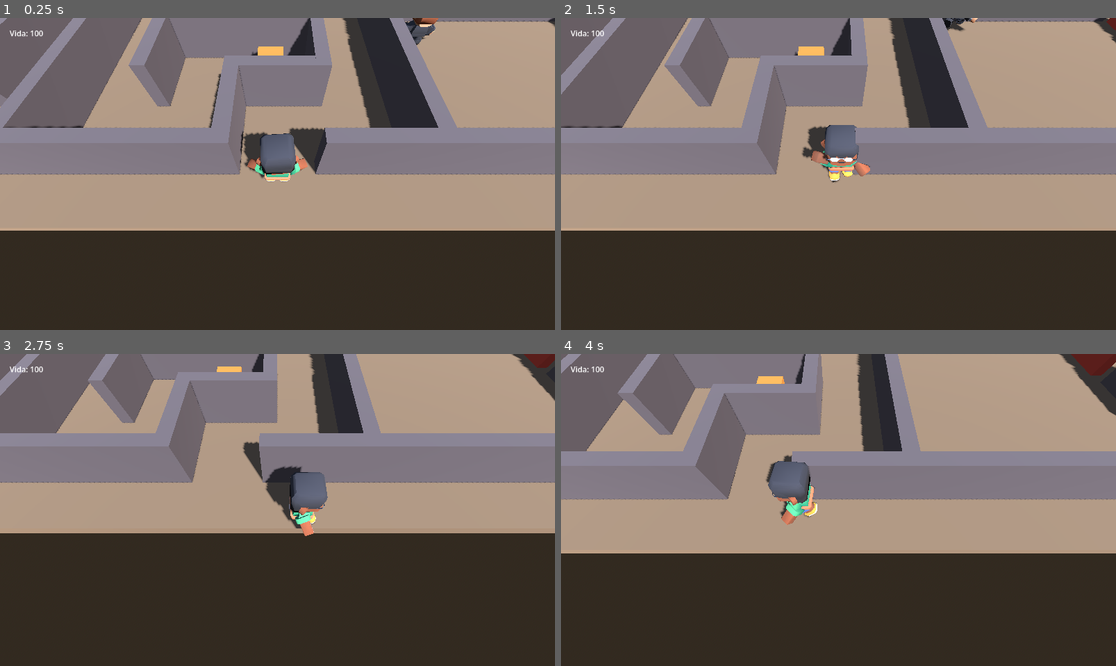
Above: before the commit, frames 1-4 (two rows, left to right).
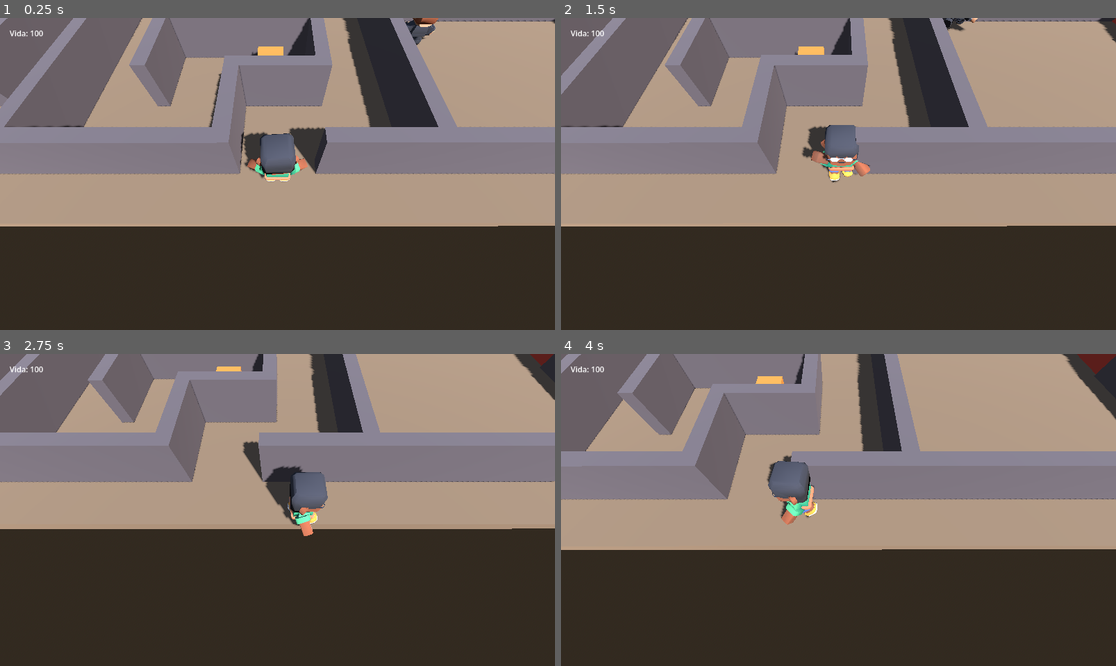
Above: after the commit, the same moments.

Repository: Carola-caicedo/Survivor-Maze-Puzzle
Game: Godot game, scene res://main.tscn
Two runs of this game, one before a commit and one after it. Both use one fixed random seed, a clock stepped at 60 frames per second and the inputs below.
Inputs:
- Up to frame 1 (0.25 s): no input
- Up to frame 2 (1.5 s): tap Enter (ui_accept) at 0.5, 0.77 s; hold D (move_right) 0.53-1.28 s; hold Shift (correr) 0.53-1.28 s; hold S (move_down) from 1.28 s (still down); tap Space (espada) at 1.35 s
- Up to frame 3 (2.75 s): tap Enter (ui_accept) at 1.52 s; release S (move_down) at 2.03 s; hold D (move_right) from 2.03 s (still down); tap E (interactuar) at 2.1 s
- Up to frame 4 (4 s): release D (move_right) at 2.78 s; hold W (move_up) 2.78-3.53 s; tap F at 2.85 s; tap Enter (ui_accept) at 3.02, 3.77 s; hold A (move_left) from 3.53 s (still down); hold Shift (correr) from 3.53 s (still down)

The runs differ from the first frame. In frame 1, 2.1% of the frame differs, in the area x 0-100%, y 0-69%; in frame 2, 2.2%; in frame 3, 2.3%, in the area x 0-100%, y 0-59%; in frame 4, 1.9%.

Commit message:
Arreglo tamaño puertas y salida

Diff:
--- a/laberinto.tscn
+++ b/laberinto.tscn
@@ -21,7 +21,7 @@
 shape = SubResource("shape_piso")
 
 [node name="Malla" type="MeshInstance3D" parent="Piso" unique_id=1715264731]
-transform = Transform3D(1, 0, 0, 0, 1, 0, 0, 0, 1, 0, -0.2, 0)
+transform = Transform3D(1, 0, 0, 0, 1, 0, 0, 0, 1, 0, -0.2, 0.11605835)
 mesh = SubResource("mesh_piso")
 
 [node name="Muros" type="Node3D" parent="." unique_id=1064888397]
@@ -35,7 +35,7 @@
 largo = 21.5
 
 [node name="Muro003" parent="Muros" unique_id=1366108044 instance=ExtResource("1_muro")]
-transform = Transform3D(1, 0, 0, 0, 1, 0, 0, 0, 1, -17.848, 0, -12.265)
+transform = Transform3D(1, 0, 0, 0, 1, 0, 0, 0, 1, -17.60479, 0, -12.522366)
 largo = 5.0
 
 [node name="Muro005" parent="Muros" unique_id=1974451057 instance=ExtResource("1_muro")]
@@ -47,7 +47,7 @@
 largo = 9.5
 
 [node name="Muro007" parent="Muros" unique_id=1160815838 instance=ExtResource("1_muro")]
-transform = Transform3D(1, 0, 0, 0, 1, 0, 0, 0, 1, -17.384, 0, -9.026)
+transform = Transform3D(1, 0, 0, 0, 1, 0, 0, 0, 1, -17.384, 0, -8.553399)
 largo = 4.5
 
 [node name="Muro008" parent="Muros" unique_id=24413950 instance=ExtResource("1_muro")]
@@ -63,8 +63,8 @@
 largo = 3.5
 
 [node name="Muro011" parent="Muros" unique_id=1848421651 instance=ExtResource("1_muro")]
-transform = Transform3D(1, 0, 0, 0, 1, 0, 0, 0, 1, -9.507379, 0, -6)
-largo = 10.5
+transform = Transform3D(1, 0, 0, 0, 1, 0, 0, 0, 1, -10.021069, 0, -6)
+largo = 11.5
 
 [node name="Muro012" parent="Muros" unique_id=958582750 instance=ExtResource("1_muro")]
 transform = Transform3D(1, 0, 0, 0, 1, 0, 0, 0, 1, 13.5, 0, -6)
@@ -83,15 +83,15 @@
 largo = 3.5
 
 [node name="Muro016" parent="Muros" unique_id=1925734619 instance=ExtResource("1_muro")]
-transform = Transform3D(1, 0, 0, 0, 1, 0, 0, 0, 1, -6.4414334, 0, 3.019)
-largo = 14.5
+transform = Transform3D(1, 0, 0, 0, 1, 0, 0, 0, 1, -5.76054, 0, 3.019)
+largo = 16.0
 
 [node name="Muro017" parent="Muros" unique_id=726964 instance=ExtResource("1_muro")]
 transform = Transform3D(1, 0, 0, 0, 1, 0, 0, 0, 1, 11.803, 0, 12.042)
 largo = 15.0
 
 [node name="Muro018" parent="Muros" unique_id=705345198 instance=ExtResource("1_muro")]
-transform = Transform3D(0, 0, 1, 0, 1, 0, -1, 0, 0, 1.3313732, 0, 13.53363)
+transform = Transform3D(0, 0, 1, 0, 1, 0, -1, 0, 0, 1.9355707, 0, 13.53363)
 largo = 3.5
 
 [node name="Muro019" parent="Muros" unique_id=1070455488 instance=ExtResource("1_muro")]
@@ -100,7 +100,7 @@
 
 [node name="Muro020" parent="Muros" unique_id=561297013 instance=ExtResource("1_muro")]
 transform = Transform3D(1, 0, 0, 0, 1, 0, 0, 0, 1, -5.831, 0, 11.934)
-largo = 15.0
+largo = 16.0
 
 [node name="Muro021" parent="Muros" unique_id=2013063264 instance=ExtResource("1_muro")]
 transform = Transform3D(1, 0, 0, 0, 1, 0, 0, 0, 1, -12, 0, 15)
@@ -108,15 +108,15 @@
 
 [node name="Muro022" parent="Muros" unique_id=967043492 instance=ExtResource("1_muro")]
 transform = Transform3D(1, 0, 0, 0, 1, 0, 0, 0, 1, 12, 0, 15)
-largo = 21.5
+largo = 22.5
 
 [node name="Muro023" parent="Muros" unique_id=1378503398 instance=ExtResource("1_muro")]
 transform = Transform3D(0, 0, 1, 0, 1, 0, -1, 0, 0, -22.5, 0, 0)
 largo = 30.5
 
 [node name="Muro024" parent="Muros" unique_id=1833881604 instance=ExtResource("1_muro")]
-transform = Transform3D(0, 0, 1, 0, 1, 0, -1, 0, 0, -19.474, 0, -6.018)
-largo = 6.5
+transform = Transform3D(0, 0, 1, 0, 1, 0, -1, 0, 0, -19.562151, 0, -5.818134)
+largo = 6.0
 
 [node name="Muro025" parent="Muros" unique_id=1162960983 instance=ExtResource("1_muro")]
 transform = Transform3D(0, 0, 1, 0, 1, 0, -1, 0, 0, -19.5, 0, 7.5)
@@ -127,8 +127,8 @@
 largo = 12.5
 
 [node name="Muro027" parent="Muros" unique_id=1883606960 instance=ExtResource("1_muro")]
-transform = Transform3D(0, 0, 1, 0, 1, 0, -1, 0, 0, -15.352, 0, -10.535)
-largo = 3.5
+transform = Transform3D(0, 0, 1, 0, 1, 0, -1, 0, 0, -15.352, 0, -10.543674)
+largo = 4.5
 
 [node name="Muro028" parent="Muros" unique_id=791078308 instance=ExtResource("1_muro")]
 transform = Transform3D(0, 0, 1, 0, 1, 0, -1, 0, 0, -13.5, 0, 7.5)
@@ -163,8 +163,8 @@
 largo = 9.5
 
 [node name="Muro036" parent="Muros" unique_id=1393156578 instance=ExtResource("1_muro")]
-transform = Transform3D(0, 0, 1, 0, 1, 0, -1, 0, 0, 4.5, 0, 7.398369)
-largo = 9.0
+transform = Transform3D(0, 0, 1, 0, 1, 0, -1, 0, 0, 4.5166483, 0, 7.491685)
+largo = 9.5
 
 [node name="Muro037" parent="Muros" unique_id=579152960 instance=ExtResource("1_muro")]
 transform = Transform3D(0, 0, 1, 0, 1, 0, -1, 0, 0, 7.5, 0, -10.5)
--- a/main.tscn
+++ b/main.tscn
@@ -38,16 +38,16 @@
 [node name="Main" type="Node3D" unique_id=368806357]
 
 [node name="zona_b4" parent="." unique_id=1929311012 instance=ExtResource("1_h2yge")]
-transform = Transform3D(1, 0, 0, 0, 1, 0, 0, 0, 1, -2.5618854, 0, -4.873433)
+transform = Transform3D(1, 0, 0, 0, 1, 0, 0, 0, 1, -3.26123, 0, -4.554341)
 
 [node name="zona_b3" parent="." unique_id=1387998824 instance=ExtResource("1_h2yge")]
-transform = Transform3D(1, 0, 0, 0, 1, 0, 0, 0, 1, -3.091549, 0, -13.613588)
+transform = Transform3D(1, 0, 0, 0, 1, 0, 0, 0, 1, -3.237581, 0, -13.613588)
 
 [node name="zona_b2" parent="." unique_id=727331224 instance=ExtResource("1_h2yge")]
-transform = Transform3D(-4.371139e-08, 0, 1, 0, 1, 0, -1, 0, -4.371139e-08, 15.785, 0, 11.278)
+transform = Transform3D(-4.371139e-08, 0, 1, 0, 1, 0, -1, 0, -4.371139e-08, 15.430754, 0, 12.19215)
 
 [node name="zona_b" parent="." unique_id=589018306 instance=ExtResource("1_h2yge")]
-transform = Transform3D(-4.371139e-08, 0, 1, 0, 1, 0, -1, 0, -4.371139e-08, 15.187, 0, 5.7284904)
+transform = Transform3D(-4.371139e-08, 0, 1, 0, 1, 0, -1, 0, -4.371139e-08, 15.515137, 0, 5.6814647)
 
 [node name="WorldEnvironment" type="WorldEnvironment" parent="." unique_id=1841011218]
 environment = SubResource("Entorno")
@@ -81,10 +81,11 @@
 shape = SubResource("CajaForma")
 
 [node name="Fruta3" type="StaticBody3D" parent="Frutas" unique_id=2033221054 groups=["interactivos"]]
-transform = Transform3D(1, 0, 0, 0, 1, 0, 0, 0, 1, 16.80764, 0.5, 8.930685)
+transform = Transform3D(1, 0, 0, 0, 1, 0, 0, 0, 1, 16.80764, 0.5, 8.476532)
 script = ExtResource("2_7mycd")
 
 [node name="MeshInstance3D" type="MeshInstance3D" parent="Frutas/Fruta3" unique_id=608080174]
+transform = Transform3D(1, 0, 0, 0, 1, 0, 0, 0, 1, 0, 0, 0.32704258)
 mesh = SubResource("CajaMalla")
 surface_material_override/0 = SubResource("CajaMat")
 
@@ -136,10 +137,10 @@
 transform = Transform3D(1, 0, 0, 0, 1, 0, 0, 0, 1, 17.939623, 0, -6.0806565)
 
 [node name="Salida" parent="." unique_id=503925074 instance=ExtResource("10_4c57u")]
-transform = Transform3D(1, 0, 0, 0, 1, 0, 0, 0, 1, 0.18038654, 1, -16.58268)
+transform = Transform3D(1, 0, 0, 0, 1, 0, 0, 0, 1, 0.2496211, 0, -16.531467)
 
 [node name="Laberinto" parent="." unique_id=1746071510 instance=ExtResource("12_dg77c")]
-transform = Transform3D(-1, 0, -8.742278e-08, 0, 1, 0, 8.742278e-08, 0, -1, 0, 0, -1.5413213)
+transform = Transform3D(-0.9999998, -0.00034557463, -0.0005397836, -0.0003455928, 0.99999994, 3.8668677e-05, 0.000539772, 3.8830523e-05, -0.9999999, 0.00083971024, -0.0013895035, -1.5598025)
 
 [node name="Guardian2" parent="." unique_id=1453112332 instance=ExtResource("7_272bh")]
 transform = Transform3D(1, 0, 0, 0, 1, 0, 0, 0, 1, 0, 0, -7.2725177)
--- a/muro.tscn
+++ b/muro.tscn
@@ -55,5 +55,4 @@
 mesh = SubResource("BoxMesh_1in30")
 
 [node name="Colision" type="CollisionShape3D" parent="." unique_id=1067932832]
-transform = Transform3D(1, 0, 0, 0, 1, 0, 0, 0, 1, 0, 1.75, 0)
 shape = SubResource("BoxShape3D_beu6c")
--- a/salida.tscn
+++ b/salida.tscn
@@ -6,7 +6,7 @@
 size = Vector3(2, 2, 0.5)
 
 [sub_resource type="BoxMesh" id="BoxMesh_efxa6"]
-size = Vector3(2, 2, 0.5)
+size = Vector3(2, 3.5, 0.5)
 
 [node name="Salida" type="Area3D" unique_id=503925074]
 script = ExtResource("1_0xb47")
--- a/zona_b.tscn
+++ b/zona_b.tscn
@@ -22,7 +22,7 @@
 shader_parameter/color_borde = Color(1, 0.6, 0.1, 1)
 
 [sub_resource type="BoxMesh" id="BoxMesh_pukvj"]
-size = Vector3(2, 3, 0.5)
+size = Vector3(2, 3.5, 0.5)
 
 [node name="zona_b" type="Node3D" unique_id=1929311012]
 
